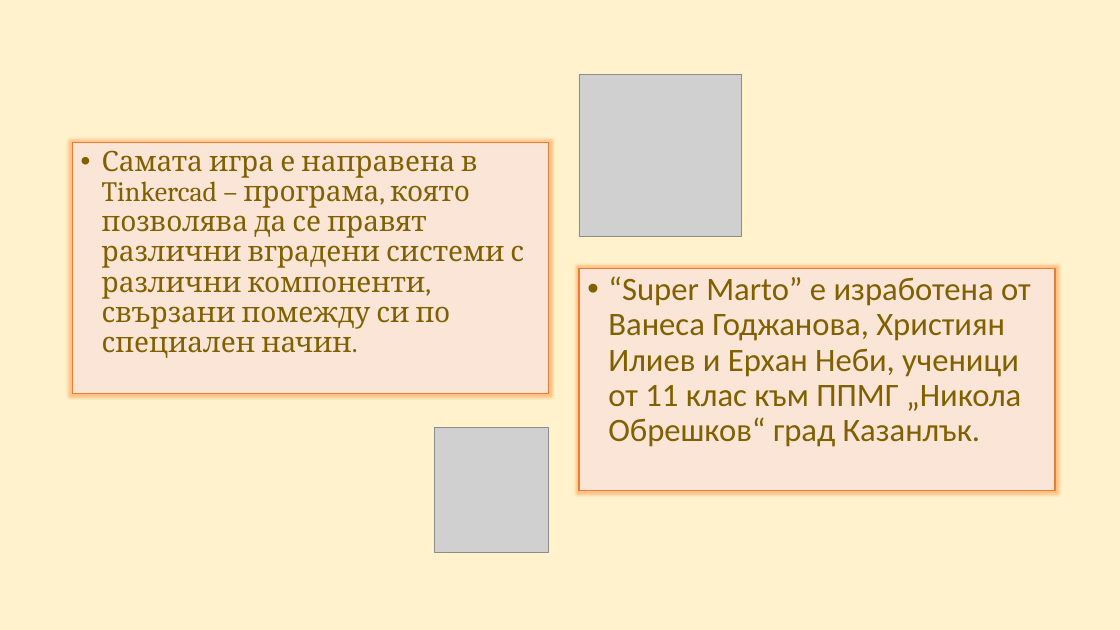
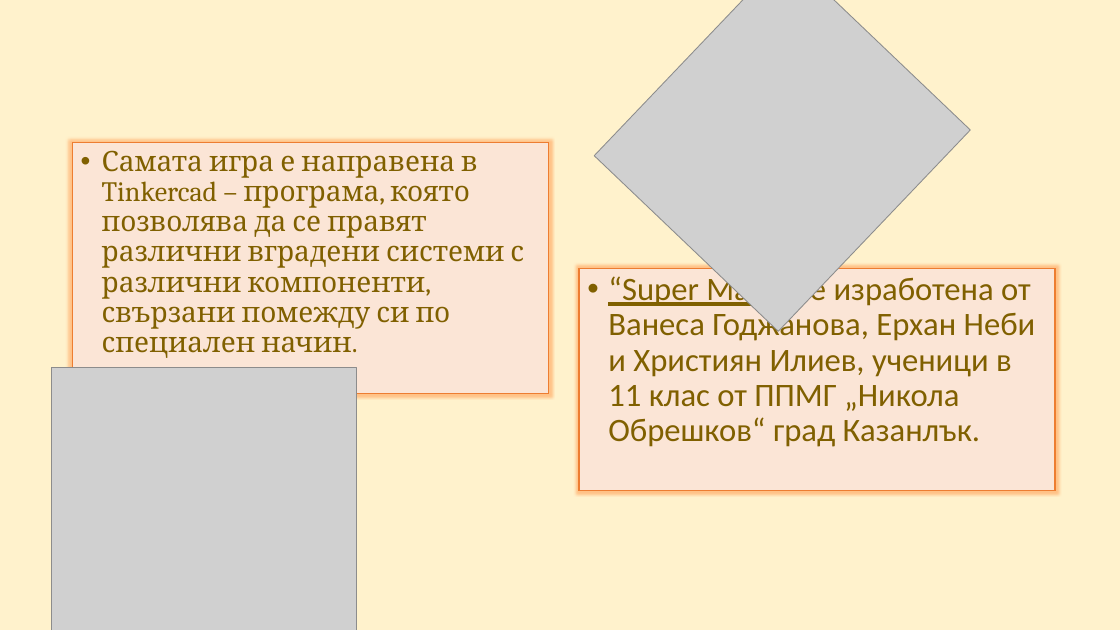
Before and after one commit to HristiyanIliev06/Super_Marto, a slide deck: slide 6 of Презентация - 8.pptx. Drawn at 1120x630 pixels with LibreOffice and Linux fonts; fonts in the diff are those of the drawing; grey boxes stand for pictures. Boxes give left, top, right and bottom in pixels: in the first picture for what was removed or moved away, otherwise in the second. Text is boxed around its words. In the diff, an @@ line names an element or a change of style, - is before the commit and + after.

```diff
--- a/Презентация - 8.pptx
+++ b/Презентация - 8.pptx
@@ picture added at [595, 0, 971, 332] @@
@@ picture removed at [579, 75, 741, 237] @@
@@ text at [608, 274, 1036, 447]: text changed @@
-• “Super Marto” е изработена от Ванеса Годжанова, Християн Илиев и Ерхан Неби, ученици от 11 клас към ППМГ „Никола Обрешков“ град Казанлък.
+• “Super Marto” е изработена от Ванеса Годжанова, Ерхан Неби и Християн Илиев, ученици в 11 клас от ППМГ „Никола Обрешков“ град Казанлък.
@@ picture added at [52, 367, 357, 630] @@
@@ picture removed at [434, 428, 549, 552] @@
```
Also in this commit, not shown: 3 other slides changed.
